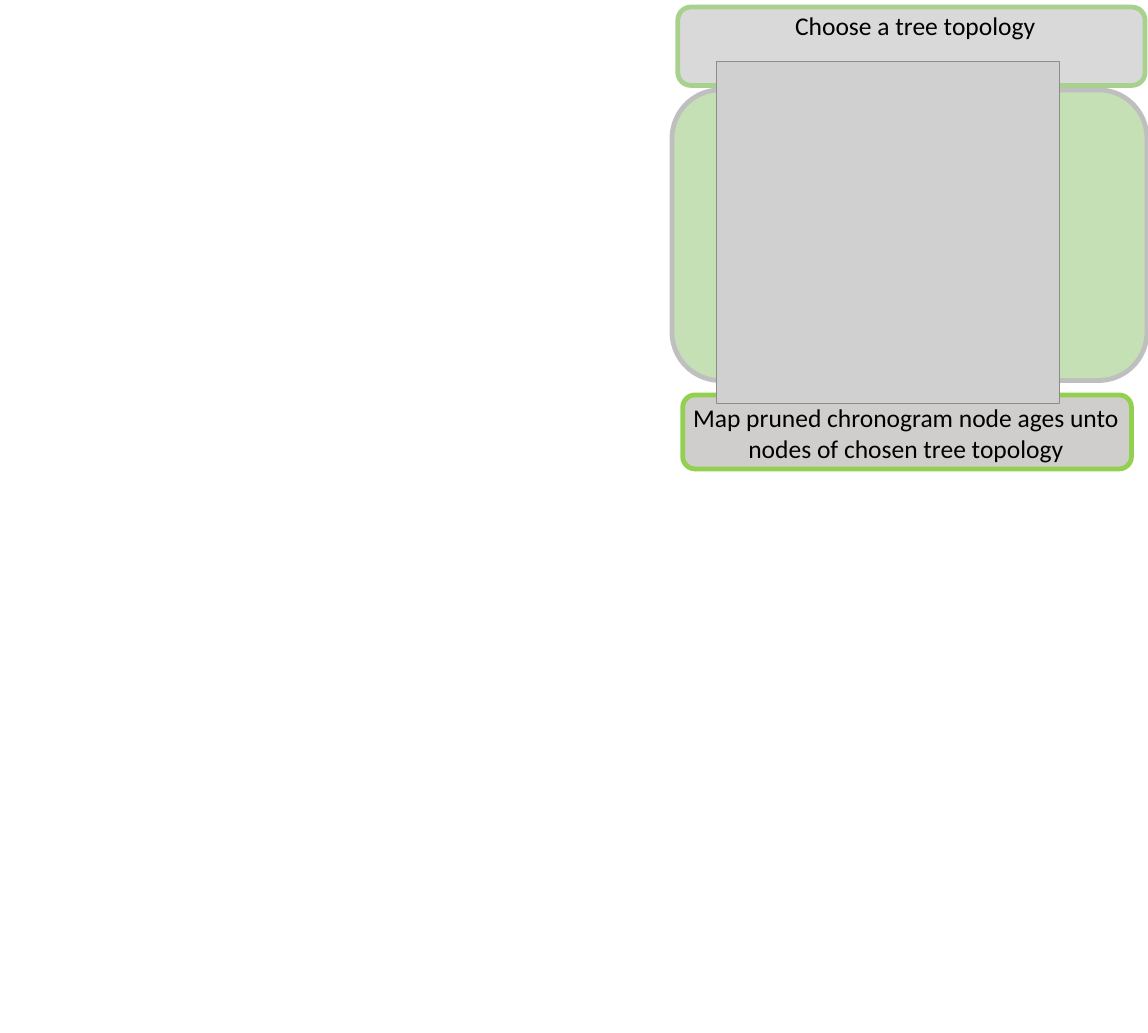
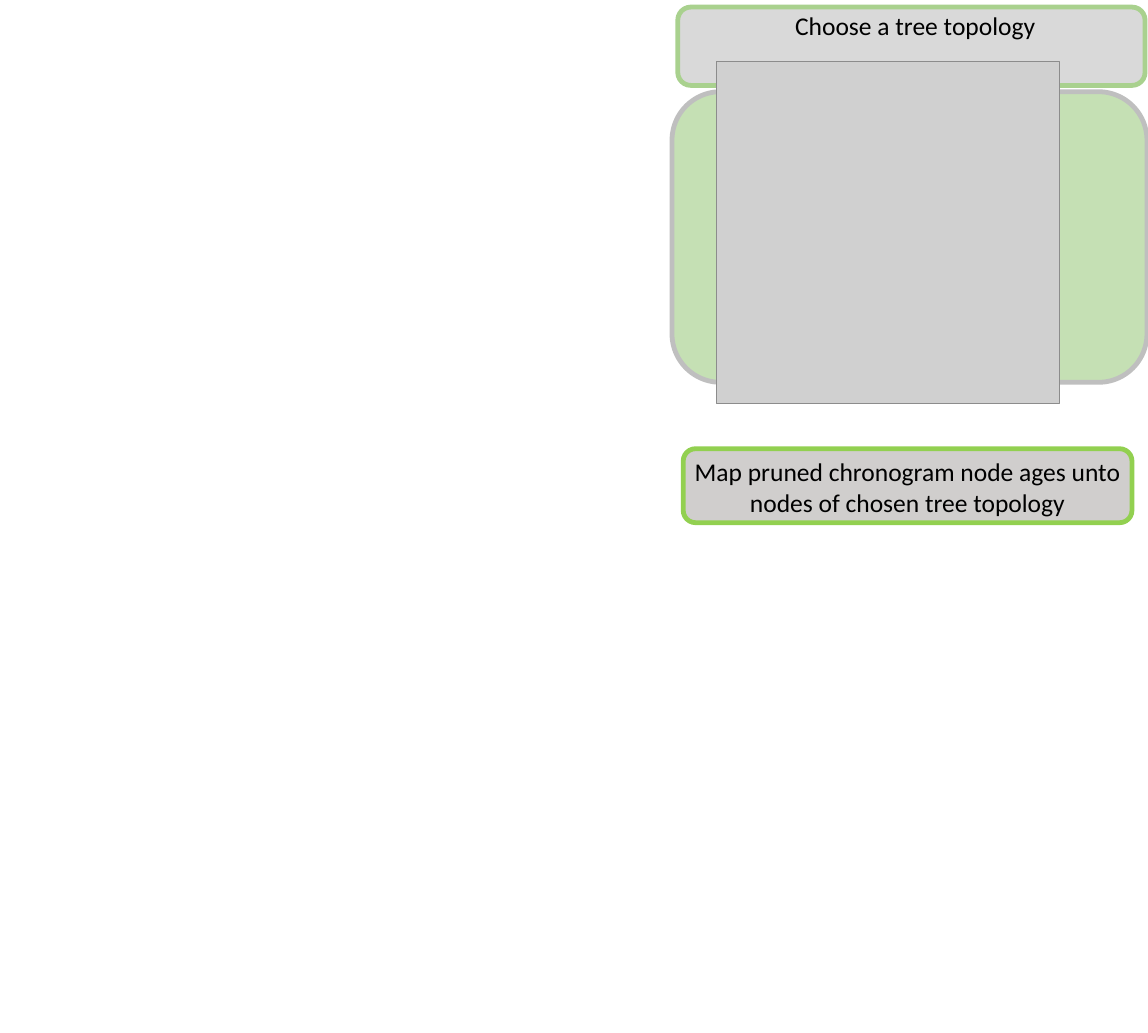
Before and after one commit to LunaSare/datelifeMS1, a slide deck: slide 4 of figures/figure1/figure1-vertical-multiple.pptx (slide 3 before the commit). Drawn at 1148x1033 pixels with LibreOffice and Linux fonts; fonts in the diff are those of the drawing; grey boxes stand for pictures. Boxes give left, top, right and bottom in pixels: in the first picture for what was removed or moved away, otherwise in the second. Text is boxed around its words. In the diff, an @@ line names an element or a change of style, - is before the commit and + after.

```diff
--- a/figures/figure1/figure1-vertical-multiple.pptx
+++ b/figures/figure1/figure1-vertical-multiple.pptx
@@ rounded rectangle: place and size @@
-rounded rectangle at bbox=[682, 395, 1131, 469]
+rounded rectangle at bbox=[683, 449, 1132, 523]
@@ text "Map pruned chronogram node ages ...": place and size @@
-text "Map pruned chronogram node ages ..." at bbox=[693, 409, 1118, 463]
+text "Map pruned chronogram node ages ..." at bbox=[695, 463, 1120, 517]
```
Also in this commit, not shown: 1 other slide changed, 1 slide added, 8 other files.
